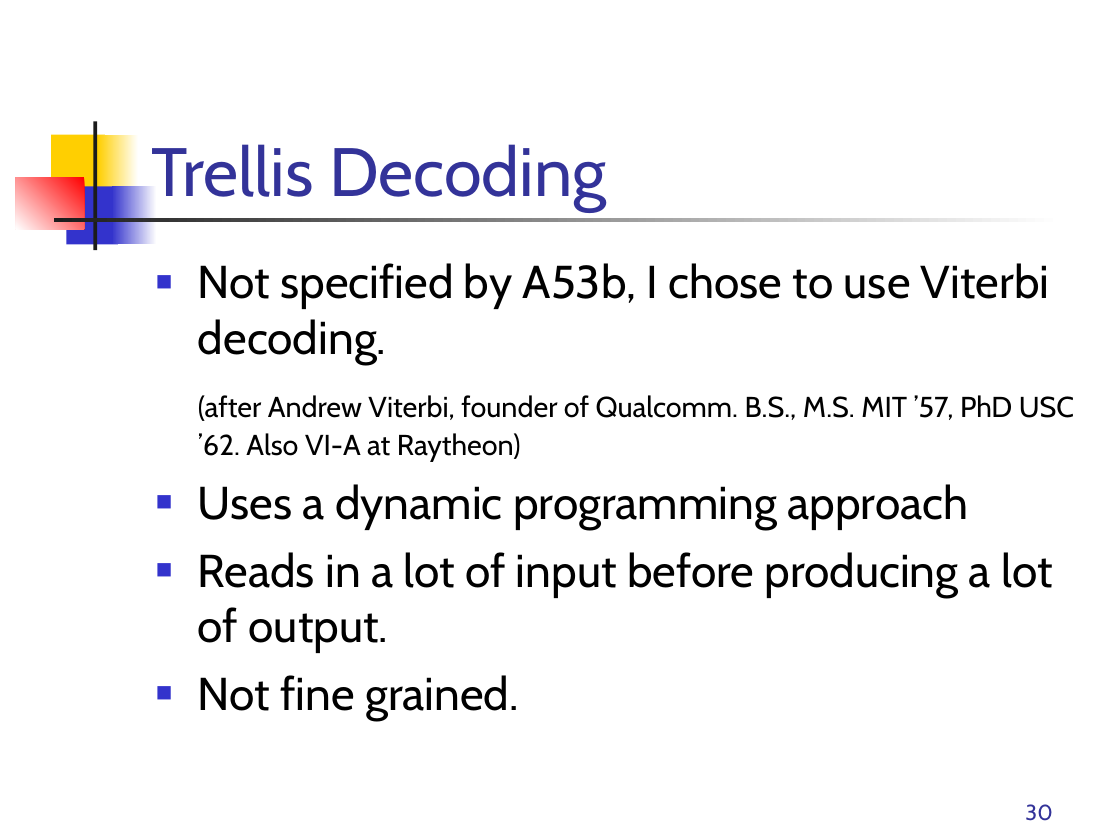
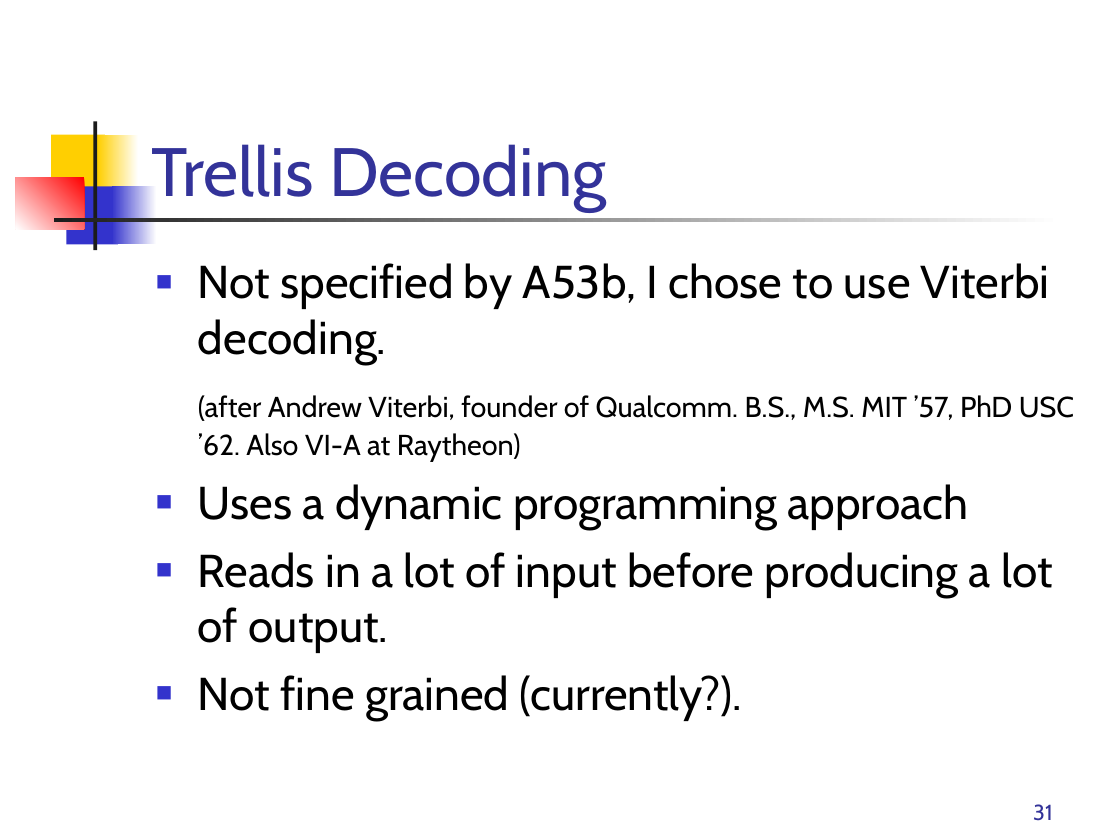
Before and after one commit to rrnewton/StreamIt, a slide deck: slide 31 of streams/apps/applications/hdtv/docs/Streamit-HDTV.ppt (slide 30 before the commit). Drawn at 1120x840 pixels with LibreOffice and Linux fonts; fonts in the diff are those of the drawing. Boxes give left, top, right and bottom in pixels: in the first picture for what was removed or moved away, otherwise in the second. Text is boxed around its words. In the diff, an @@ line names an element or a change of style, - is before the commit and + after.

```diff
--- a/streams/apps/applications/hdtv/docs/Streamit-HDTV.ppt
+++ b/streams/apps/applications/hdtv/docs/Streamit-HDTV.ppt
@@ text at [198,675,742,721]: text changed @@
-■ Not fine grained.
+■ Not fine grained (currently?).
@@ page number at [1033,804,1053,821]: text changed @@
-30
+31
```
Also in this commit, not shown: 7 other slides changed, 1 slide added, 1 other file.
